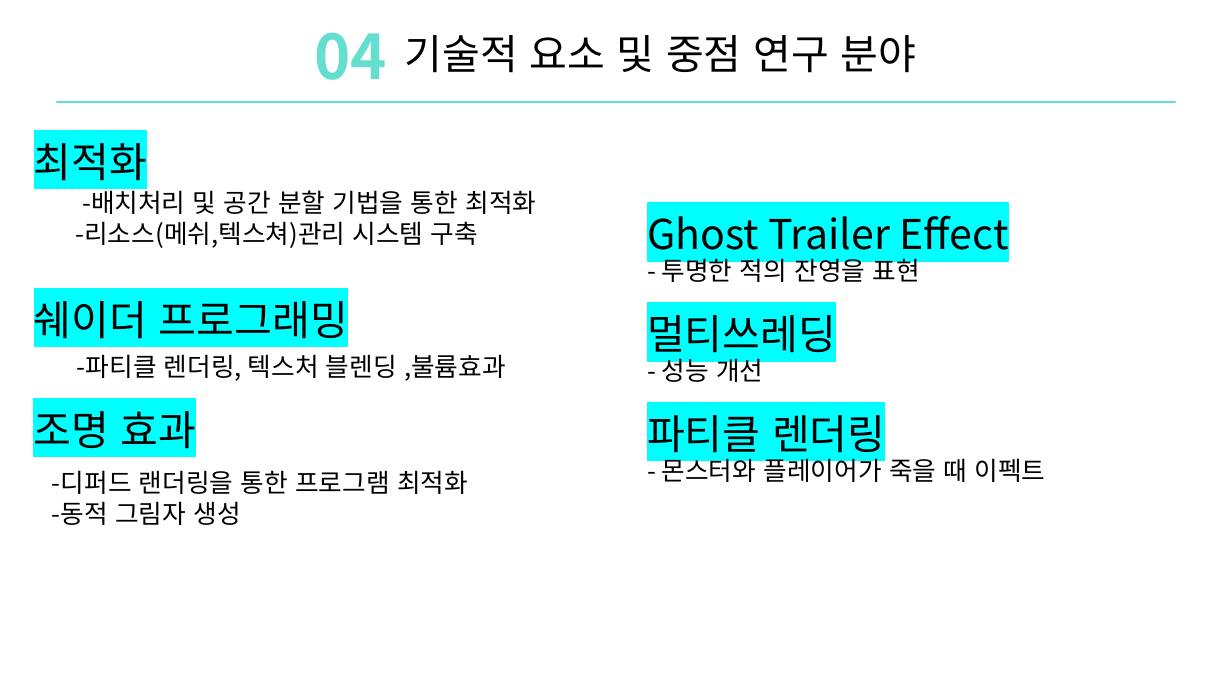
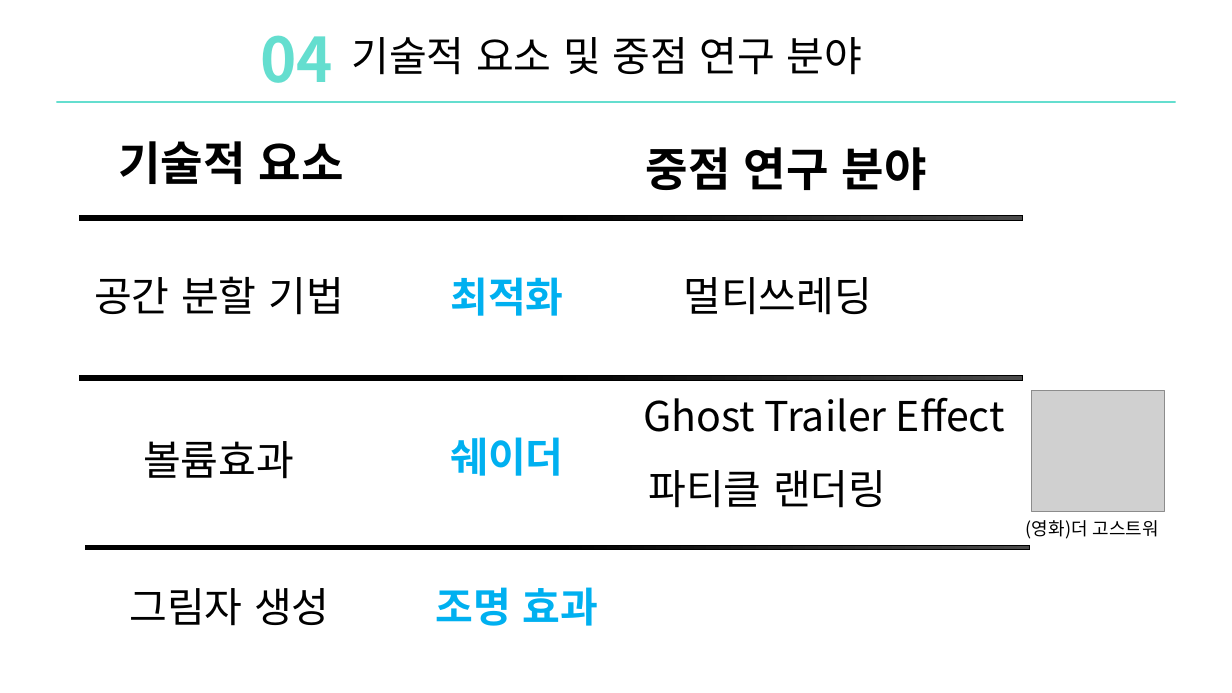
Before and after one commit to DoHanK/COLONY, a slide deck: slide 16 of 기획서/Colony_ppt발표.pptx (slide 15 before the commit). Drawn at 1232x693 pixels with LibreOffice and Linux fonts; fonts in the diff are those of the drawing; grey boxes stand for pictures. Boxes give left, top, right and bottom in pixels: in the first picture for what was removed or moved away, otherwise in the second. Text is boxed around its words. In the diff, an @@ line names an element or a change of style, - is before the commit and + after.

```diff
--- a/기획서/Colony_ppt발표.pptx
+++ b/기획서/Colony_ppt발표.pptx
@@ text "04": place and size @@
-text "04" at <box>314,32,387,80</box>
+text "04" at <box>260,35,333,83</box>
@@ text "기술적 요소 및 중점 연구 ...": place and size @@
-text "기술적 요소 및 중점 연구 ..." at <box>405,35,916,73</box>
+text "기술적 요소 및 중점 연구 ..." at <box>351,37,863,75</box>
@@ text added at <box>118,141,344,184</box>, 36 pt, text #000000, bold @@
+기술적 요소
@@ text added at <box>646,147,927,190</box>, 36 pt, text #000000, bold @@
+중점 연구 분야
@@ text removed at <box>75,221,478,248</box> @@
--리소스(메쉬,텍스쳐)관리 시스템 구축
@@ rectangle added at <box>79,216,1024,220</box>, fill gradient #4B4B4B to #000000, outline #000000 0.5 pt @@
@@ text removed at <box>647,215,1045,482</box> @@
-Ghost Trailer Effect
-- 투명한 적의 잔영을 표현
-멀티쓰레딩
-- 성능 개선
-파티클 렌더링
-- 몬스터와 플레이어가 죽을 때 이펙트
@@ text "최적화": place and size @@
-text "최적화" at <box>34,143,147,181</box>
+text "최적화" at <box>450,277,563,316</box>
@@ text "최적화" at <box>450,277,563,316</box>: text colour #000000 to #00B0F0, highlight #00FFFF to none, bold on @@
@@ text at <box>94,276,344,315</box>: text changed; size 20 to 32 pt @@
--배치처리 및 공간 분할 기법을 통한 최적화
+공간 분할 기법
@@ text added at <box>683,277,872,315</box>, 32 pt, text #000000 @@
+멀티쓰레딩
@@ text removed at <box>77,354,506,381</box> @@
--파티클 렌더링, 텍스처 블렌딩 ,불륨효과
@@ rectangle added at <box>79,376,1024,380</box>, fill gradient #4B4B4B to #000000, outline #000000 0.5 pt @@
@@ text added at <box>643,397,1005,432</box>, 32 pt, text #000000 @@
+Ghost Trailer Effect
@@ picture added at <box>1031,390,1165,511</box> @@
@@ text added at <box>143,441,294,479</box>, 32 pt, text #000000 @@
+볼륨효과
@@ text at <box>450,437,563,476</box>: text changed; text colour #000000 to #00B0F0; bold on @@
-쉐이더 프로그래밍
+쉐이더
@@ text removed at <box>52,470,468,525</box> @@
--디퍼드 랜더링을 통한 프로그램 최적화
--동적 그림자 생성
@@ text added at <box>648,470,886,508</box>, 32 pt, text #000000 @@
+파티클 랜더링
@@ text added at <box>1026,520,1159,539</box>, 14 pt, text #000000 @@
+(영화)더 고스트워
@@ rectangle added at <box>85,546,1029,550</box>, fill gradient #4B4B4B to #000000, outline #000000 0.5 pt @@
@@ text added at <box>129,588,330,626</box>, 32 pt, text #000000 @@
+그림자 생성
@@ text "조명 효과" at <box>436,587,599,626</box>: text colour #000000 to #00B0F0, highlight #00FFFF to none, bold on @@
@@ text "조명 효과": place and size @@
-text "조명 효과" at <box>33,411,196,449</box>
+text "조명 효과" at <box>436,587,599,626</box>
```
Also in this commit, not shown: 12 other slides changed, 3 slides added, 3 slides removed, 1 other file.
